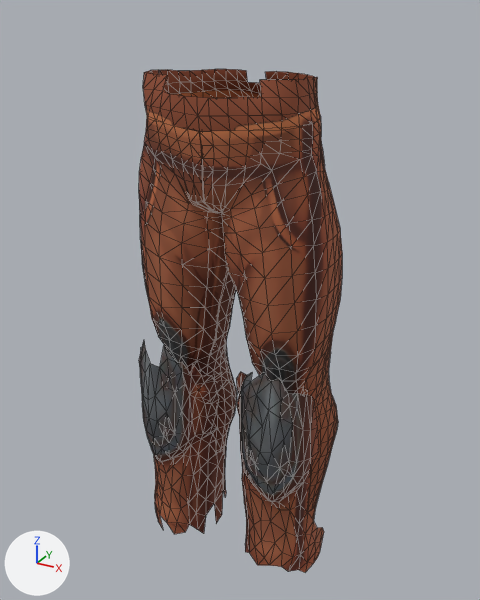
A saved change to the glTF model assets/models/character/outfits/Male_Sword1_Legs.gltf.
The view is the same before and after, from a 50 mm camera at (0.613, -1.084, 1.242) aimed at (-0.009, 0.047, 0.676). Arrows for +X, +Y and +Z are at lower left; the lights stay in place. The picture after the commit comes second. Mesh edges are drawn as thin lines. Vertices at exactly the same position are counted once.

Objects in the first picture: 'ArmorLegs'.
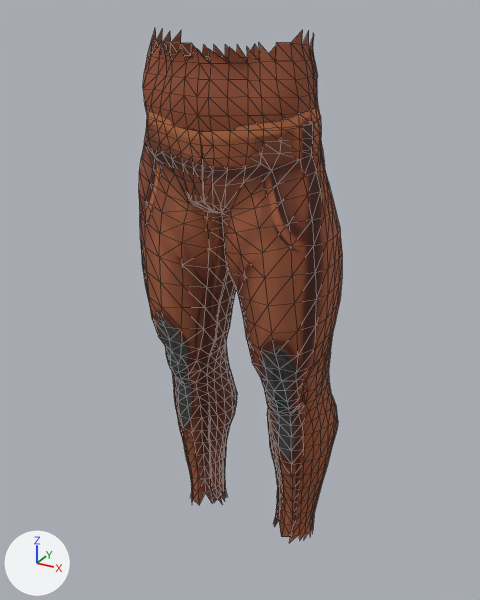
Pixel boxes [x1, y1, x2, y2] of what changed, in the pictures (480 x 600 px):
```json
{"object": "ArmorLegs", "change": "reshaped", "before": [139, 69, 342, 572], "after": [139, 30, 342, 543]}
{"part": 1, "of": "me_sphere_005_retopology_001", "change": "deleted", "before": [236, 372, 324, 572]}
{"part": 2, "of": "me_sphere_005_retopology_001", "change": "deleted", "before": [139, 342, 227, 534]}
{"part": 3, "of": "me_sphere_005_retopology_001", "change": "built on", "before": [143, 69, 318, 116], "after": [143, 30, 318, 116]}
{"part": 4, "of": "me_sphere_005_retopology_001", "change": "cut back", "after": [191, 478, 314, 543]}
```

The change, as JSON lines over the scene's bpy script:
```json
{"block": "me_sphere_005_retopology_001", "where": "# used by ob_armorlegs; location = (0.0, 0.0, 0.0)"}
{"op": "remove", "block": "me_sphere_005_retopology_001", "code": "me_sphere_005_retopology_001.from_pydata(...)  # 1750 vertices, 3008 faces; spans x -0.211..0.211, y -0.119..0.18, z 0.069..1.137"}
{"op": "add", "block": "me_sphere_005_retopology_001", "code": "me_sphere_005_retopology_001.from_pydata(...)  # 1502 vertices, 2610 faces; spans x -0.207..0.207, y -0.12..0.172, z 0.056..1.21"}
{"block": "me_sphere_005_retopology_001", "change": "me_sphere_005_retopology_001 part 1: the loose piece of 174 vertices spanning x 0.027..0.211, y -0.115..0.054, z 0.081..0.614 is deleted"}
{"block": "me_sphere_005_retopology_001", "change": "me_sphere_005_retopology_001 part 2: the loose piece of 173 vertices spanning x -0.211..-0.025, y -0.115..0.063, z 0.077..0.611 is deleted"}
{"block": "me_sphere_005_retopology_001", "change": "me_sphere_005_retopology_001 part 3: 2 vertices moved within x -0.024..0.024, y -0.119, z 1.108; 29 vertices removed from x -0.158..0.158, y -0.113..0.096, z 1.108..1.137; 114 vertices added at x -0.158..0.158, y -0.12..0.096, z 1.109..1.21"}
{"block": "me_sphere_005_retopology_001", "change": "me_sphere_005_retopology_001 part 4: 4 vertices moved within x -0.101..0.101, y 0.036..0.084, z 0.113..0.138; 24 vertices removed from x -0.165..0.165, y 0.028..0.118, z 0.073..0.141; 76 vertices added at x -0.166..0.166, y 0.025..0.147, z 0.056..0.142"}
{"block": "me_sphere_005_retopology_001", "change": "other edits to the shape of me_sphere_005_retopology_001 do not show in these pictures"}
{"op": "remove", "block": "me_sphere_005_retopology_001", "code": "me_sphere_005_retopology_001.materials.append(mat_material_0)"}
```
